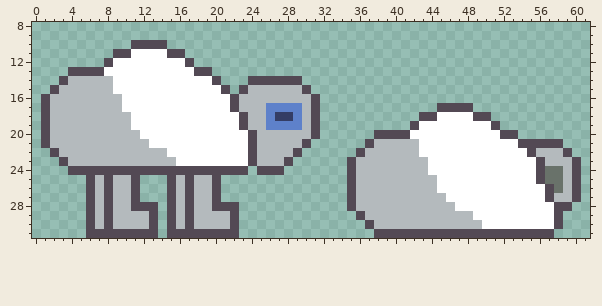
Two versions of one pixel-art sprite, graphics/sprites/cloud.png. The picture above is the old version.
The file is 64x32 pixels. Shown: x 0..61, y 8..31.
After the commit:
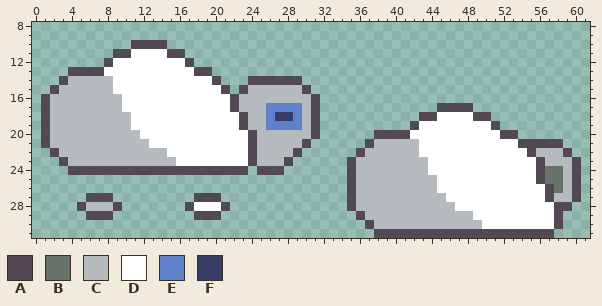
Palette (. is transparent): A #534954  B #69726a  C #b4babd  D #ffffff  E #5e81ca  F #343d65
What changed:
y 25..26: x 6..11 ACACCA -> ......; x 15..20 ACACCA -> ......
y 27: x 7 C -> A; x 9..11 CCA -> ...; x 15..19 ACACC -> ...AA
y 28: x 5..6 .A -> AC; x 8..13 ACCAAA -> CA....; x 15..16 AC -> ..; x 18..20 CCA -> DDD; x 22 A -> .
y 29: x 7 C -> A; x 9..13 CCCCA -> .....; x 15..22 ACACCCCA -> ...AAA..
y 30: x 6..13 ACACCCCA -> ........; x 15..22 ACACCCCA -> ........
y 31: x 6..13 AAAAAAAA -> ........; x 15..22 AAAAAAAA -> ........
Boxes around the changes in both pictures, in picture pixels (x1, y1, x2, y2):
changed: (77, 175, 239, 238)
